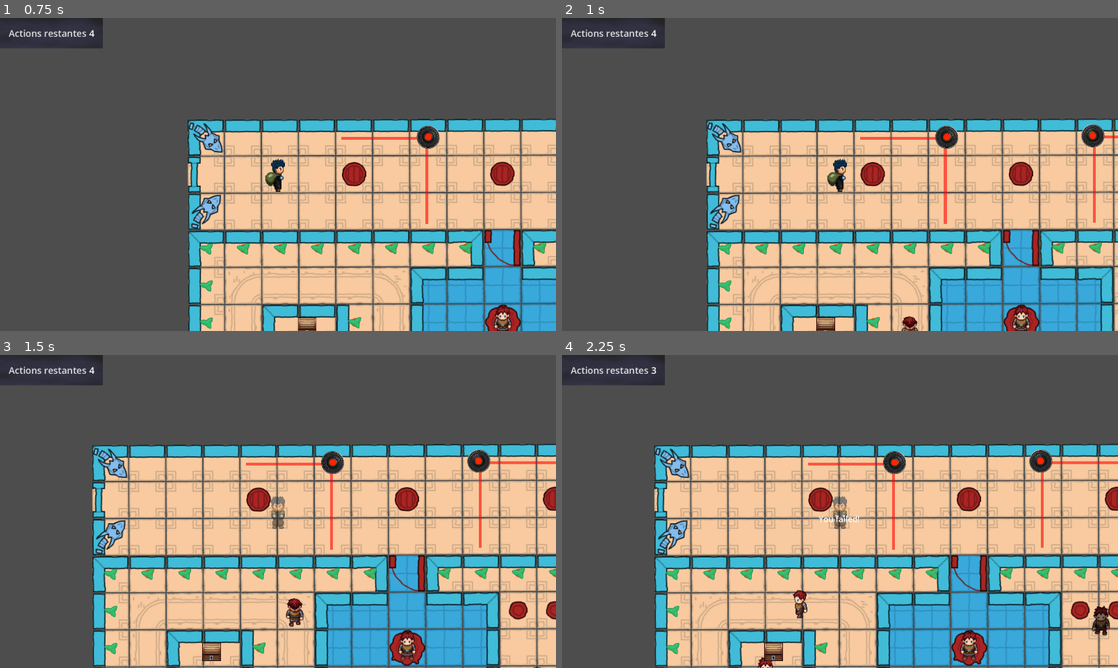
Above: before the commit, frames 1-4 (two rows, left to right).
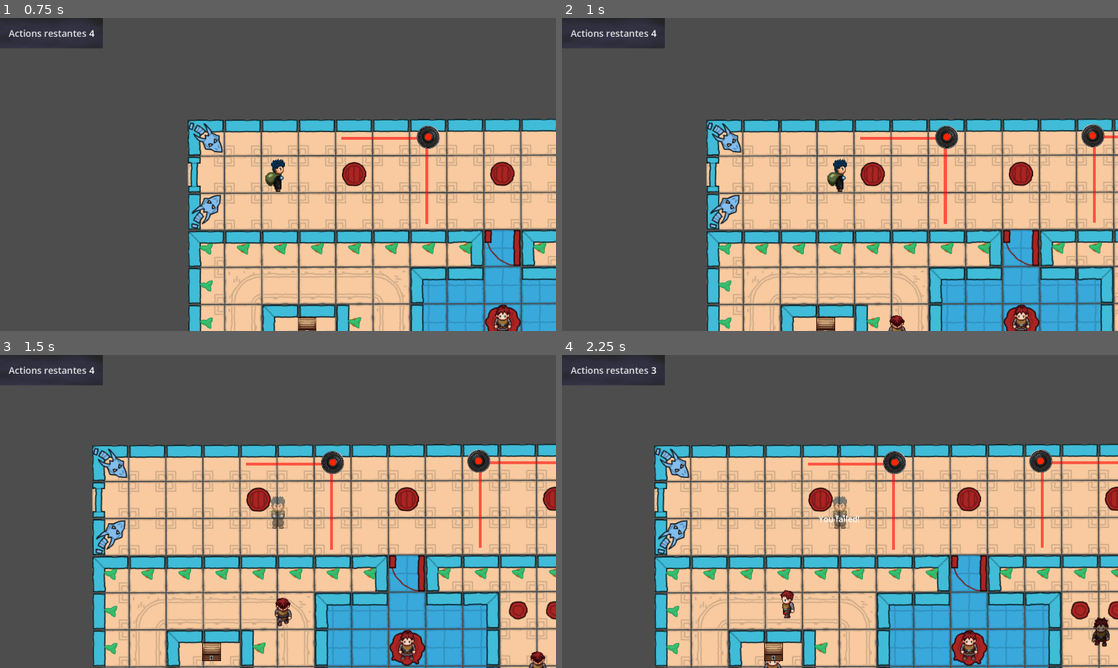
Above: after the commit, the same moments.

Repository: GnuCodingStudio/GameZam002-still-steal
Game: Godot game, scene res://scenes/levels/Level_04.tscn
Two runs of this game, one before a commit and one after it. Both use one fixed random seed, a clock stepped at 60 frames per second and the inputs below. This scene is started directly instead of the project's main scene.
Inputs (mouse positions are in pixels of both pictures, inside the frame that each line leads up to):
- Up to frame 1 (0.75 s): tap Enter at 0.5 s; move the mouse to (461, 136) at 0.52 s; hold D (right) from 0.53 s (still down); hold E (activate) from 0.53 s (still down); click (461, 136) at 0.67 s
- Up to frame 2 (1 s): keep holding D (right); keep holding E (activate)
- Up to frame 3 (1.5 s): move the mouse to (300, 642) at 1.27 s; release D (right) at 1.28 s; release E (activate) at 1.28 s; hold S (down) from 1.28 s (still down); tap E (activate) at 1.35 s; click (300, 642) at 1.42 s
- Up to frame 4 (2.25 s): move the mouse to (1101, 636) at 2.02 s; release S (down) at 2.03 s; hold D (right) from 2.03 s (still down); hold E (activate) from 2.03 s (still down); click (1101, 636) at 2.17 s

Frame 1 is identical in both runs. In frame 2, 0.2% of the frame differs, in the area x 58-64%, y 94-100%; in frame 3, 0.5%; in frame 4, 0.7%, in the area x 35-99%, y 74-100%.

Commit message:
Add detection area to Guard (not yet plugged to fail)

Diff:
--- a/actors/Guard.gd
+++ b/actors/Guard.gd
@@ -2,11 +2,13 @@
 
 class_name Guard
 
-@export var speed: int = 5
+@export_range(0.1, 20.0) var speed: float = 5
 @export var rotation_speed: float = 10
-@onready var animated_sprite_2d = $AnimatedSprite2D
 @export var path_follow: PathFollow2D
 @export var action_controller: ActionController
+
+@onready var detection_area = %DetectionArea
+@onready var animated_sprite_2d = $AnimatedSprite2D
 
 signal stun_guard()
 
@@ -48,24 +50,32 @@
 	if isHorizontalyMoved:
 		if moving_direction.x < 0:
 			animated_sprite_2d.play("run_to_the_left")
+			detection_area.rotation_degrees = 90
 		elif moving_direction.x > 0:
 			animated_sprite_2d.play("run_to_the_right")
+			detection_area.rotation_degrees = -90
 	else:
 		if moving_direction.y < 0:
 			animated_sprite_2d.play("run_to_the_top")
+			detection_area.rotation_degrees = 180
 		elif moving_direction.y > 0:
 			animated_sprite_2d.play("run_to_the_bottom")
+			detection_area.rotation_degrees = 0
 
 
 func _ajust_facing_orientation():
 	if facing_direction.x < 0:
 		animated_sprite_2d.play("facing_left")
+		detection_area.rotation_degrees = 90
 	elif facing_direction.x > 0:
 		animated_sprite_2d.play("facing_right")
+		detection_area.rotation_degrees = -90
 	elif facing_direction.y < 0:
 		animated_sprite_2d.play("facing_top")
+		detection_area.rotation_degrees = 180
 	elif facing_direction.y > 0:
 		animated_sprite_2d.play("facing_bottom")
+		detection_area.rotation_degrees = 0
 
 
 func _on_actionnable_input_event(viewport, event, shape_idx):
--- a/actors/Guard.tscn
+++ b/actors/Guard.tscn
@@ -372,9 +372,9 @@
 gravity_scale = 1.66533e-16
 script = ExtResource("1_dvj3w")
 
-[node name="Area2D" type="Area2D" parent="."]
-
-[node name="CollisionShape2D" type="CollisionShape2D" parent="Area2D"]
+[node name="ClickableArea" type="Area2D" parent="."]
+
+[node name="CollisionShape2D" type="CollisionShape2D" parent="ClickableArea"]
 position = Vector2(2.08165e-12, 10)
 shape = SubResource("CapsuleShape2D_frres")
 debug_color = Color(0.0862745, 1, 1, 0.419608)
@@ -390,4 +390,10 @@
 sprite_frames = SubResource("SpriteFrames_ttuab")
 animation = &"facing_bottom"
 
-[connection signal="input_event" from="Area2D" to="." method="_on_actionnable_input_event"]
+[node name="DetectionArea" type="Area2D" parent="."]
+unique_name_in_owner = true
+
+[node name="CollisionPolygon2D" type="CollisionPolygon2D" parent="DetectionArea"]
+polygon = PackedVector2Array(-50, 2.08165e-12, 50, 2.08165e-12, 130, 180, -130, 180)
+
+[connection signal="input_event" from="ClickableArea" to="." method="_on_actionnable_input_event"]
--- a/scenes/levels/Level_04.tscn
+++ b/scenes/levels/Level_04.tscn
@@ -13,19 +13,19 @@
 
 [sub_resource type="Curve2D" id="Curve2D_kfcbi"]
 _data = {
-"points": PackedVector2Array(0, 0, 0, 0, 900, 250, 0, 0, 0, 0, 900, 720, 0, 0, 0, 0, 900, 250)
+"points": PackedVector2Array(0, 0, 0, 0, 900, 350, 0, 0, 0, 0, 900, 600, 0, 0, 0, 0, 900, 350)
 }
 point_count = 3
 
 [sub_resource type="Curve2D" id="Curve2D_5jl6r"]
 _data = {
-"points": PackedVector2Array(0, 0, 0, 0, -443, 286, 0, 0, 0, 0, 60, 283, 0, 0, 0, 0, 69, 673, 0, 0, 0, 0, 60, 283, 0, 0, 0, 0, -442, 286, 0, 0, 0, 0, -443, 286)
+"points": PackedVector2Array(0, 0, 0, 0, -443, 286, 0, 0, 0, 0, 20, 283, 0, 0, 0, 0, 20, 673, 0, 0, 0, 0, 20, 283, 0, 0, 0, 0, -442, 286, 0, 0, 0, 0, -443, 286)
 }
 point_count = 6
 
 [sub_resource type="Curve2D" id="Curve2D_sjck3"]
 _data = {
-"points": PackedVector2Array(0, 0, 0, 0, -255, 495, 0, 0, 0, 0, -253, 929, 0, 0, 0, 0, -453, 932, 0, 0, 0, 0, -454, 806, 0, 0, 0, 0, -455, 932, 0, 0, 0, 0, -257, 932, 0, 0, 0, 0, -256, 491)
+"points": PackedVector2Array(0, 0, 0, 0, -230, 495, 0, 0, 0, 0, -230, 929, 0, 0, 0, 0, -453, 932, 0, 0, 0, 0, -454, 806, 0, 0, 0, 0, -455, 932, 0, 0, 0, 0, -230, 932, 0, 0, 0, 0, -230, 491)
 }
 point_count = 7
 
@@ -72,7 +72,7 @@
 
 [node name="Guard1" parent="." node_paths=PackedStringArray("path_follow", "action_controller") instance=ExtResource("3_ou7bs")]
 position = Vector2(896, 251)
-rotation = -0.01694
+speed = 2.8
 path_follow = NodePath("../Path1/PathFollow2D")
 action_controller = NodePath("../ActionController")
 
@@ -80,7 +80,7 @@
 curve = SubResource("Curve2D_kfcbi")
 
 [node name="PathFollow2D" type="PathFollow2D" parent="Path1"]
-position = Vector2(900, 350)
+position = Vector2(900, 450)
 rotation = 1.5708
 progress = 100.0
 rotates = false
@@ -110,7 +110,7 @@
 curve = SubResource("Curve2D_sjck3")
 
 [node name="PathFollow2D" type="PathFollow2D" parent="Path3"]
-position = Vector2(-255, 495)
+position = Vector2(-230, 495)
 rotation = -0.00596414
 rotates = false
 
